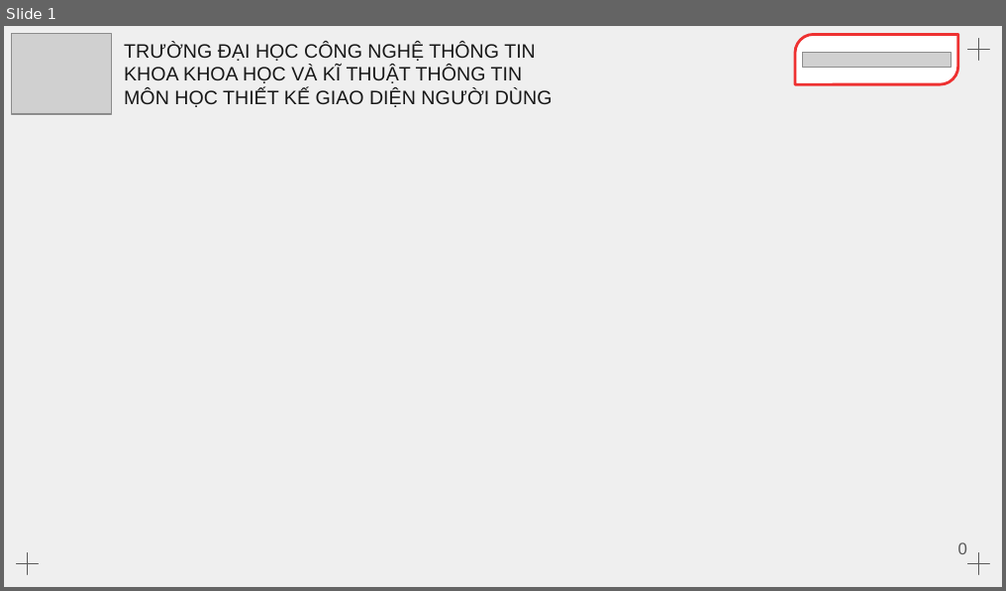
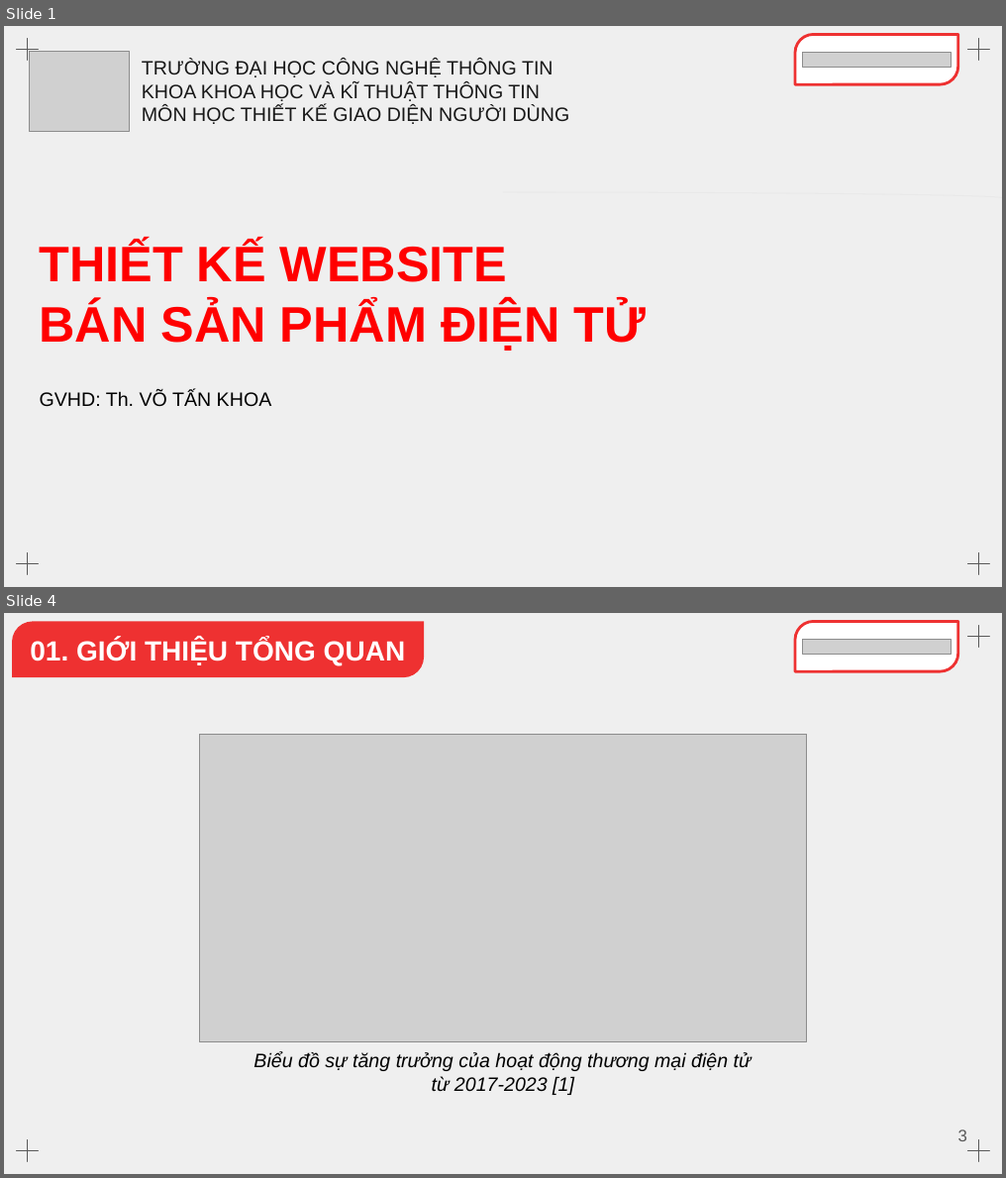
Before and after one commit to Dat22540003/e-commerce, a slide deck: report/report_group_3.pptx. Shown one above the other, each under a label of ours: slide 1 before the commit, slides 1 and 4 after it; the slides between them are not shown. The pictures are 1006x591 and 1006x1178 pixels, drawn with LibreOffice and Linux fonts; fonts in the diff are those of the drawing; grey boxes stand for pictures. Boxes give left, top, right and bottom in pixels: in the first picture for what was removed or moved away, otherwise in the second. Text is boxed around its words. In the diff, an @@ line names an element or a change of style, - is before the commit and + after.

```diff
--- a/report/report_group_3.pptx
+++ b/report/report_group_3.pptx
@@ slide 4 added at [4,613,1002,1174], background #EFEFEF; not listed: 4 template elements that a slide beside it also shows @@
@@ round diag rect added at [12,621,424,677], fill #EE3131, 20 pt, text #FFFFFF, bold @@
+    01. GIỚI THIỆU TỔNG QUAN
@@ round diag rect added at [795,621,959,670], fill #FFFFFF, outline #EE3131 2 pt @@
@@ picture added at [802,639,951,654] @@
@@ picture added at [200,734,807,1042] @@
@@ text added at [253,1053,751,1095], 14 pt, text #000000, italic @@
+Biểu đồ sự tăng trưởng của hoạt động thương mại điện tử từ 2017-2023 [1]
@@ page number added at [958,1130,967,1142], 12 pt, text #595959 @@
+3
@@ slide 1 changed as well @@
@@ picture: place and size @@
-picture at [12,34,112,115]
+picture at [29,51,129,132]
@@ text "TRƯỜNG ĐẠI HỌC CÔNG NGHỆ ...": place and size @@
-text "TRƯỜNG ĐẠI HỌC CÔNG NGHỆ ..." at [124,42,552,107]
+text "TRƯỜNG ĐẠI HỌC CÔNG NGHỆ ..." at [142,60,570,124]
@@ text added at [40,242,647,351], 36 pt, text #FF0000, bold @@
+THIẾT KẾ WEBSITE
+BÁN SẢN PHẨM ĐIỆN TỬ
@@ text added at [40,391,272,407], 14 pt, text #000000 @@
+GVHD: Th. VÕ TẤN KHOA
@@ page number removed at [958,543,967,555] @@
-0
```
Also in this commit, not shown: 19 other slides added, 2 slides removed, 7 other files.
